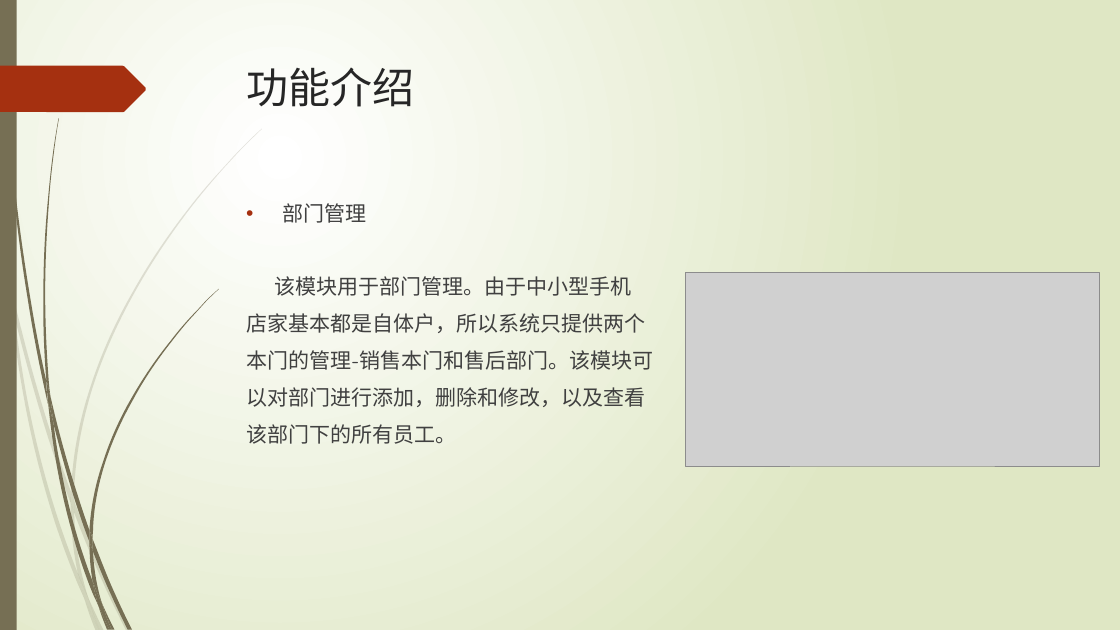
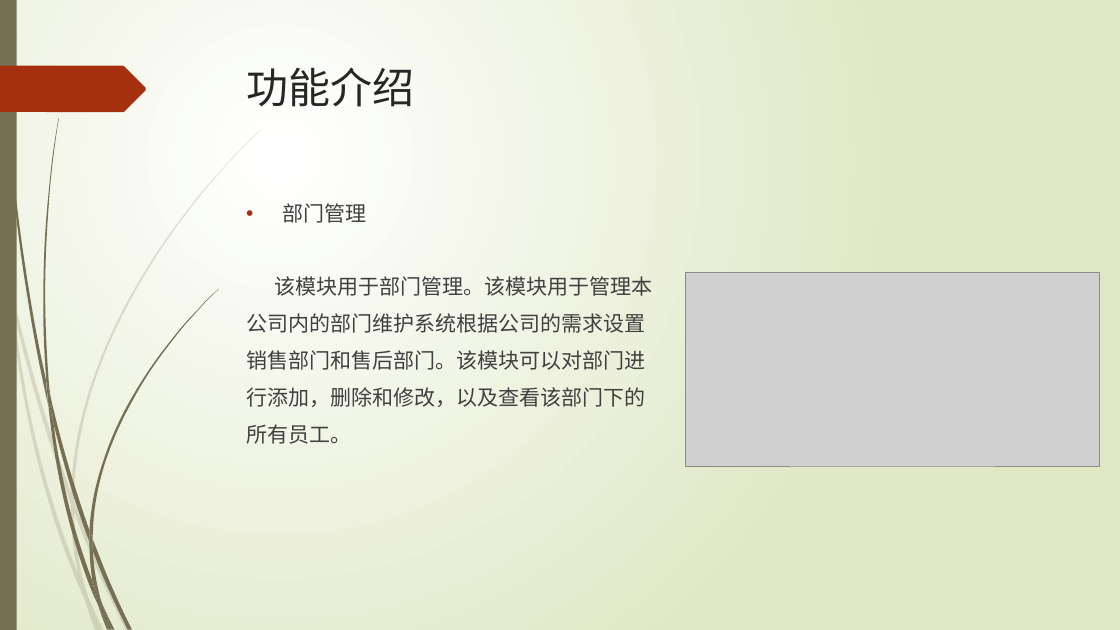
Before and after one commit to LNNying/CompletionReport, a slide deck: slide 7 of 软外4-刘宁宁201540704138-产品说明.pptx. Drawn at 1120x630 pixels with LibreOffice and Linux fonts; fonts in the diff are those of the drawing; grey boxes stand for pictures. Boxes give left, top, right and bottom in pixels: in the first picture for what was removed or moved away, otherwise in the second. Text is boxed around its words. In the diff, an @@ line names an element or a change of style, - is before the commit and + after.

Commit message:
修改ppt

```diff
--- a/软外4-刘宁宁201540704138-产品说明.pptx
+++ b/软外4-刘宁宁201540704138-产品说明.pptx
@@ text at [246, 276, 652, 444]: text changed @@
-该模块用于部门管理。由于中小型手机
-店家基本都是自体户，所以系统只提供两个
-本门的管理-销售本门和售后部门。该模块可
-以对部门进行添加，删除和修改，以及查看
-该部门下的所有员工。
+该模块用于部门管理。该模块用于管理本
+公司内的部门维护系统根据公司的需求设置
+销售部门和售后部门。该模块可以对部门进
+行添加，删除和修改，以及查看该部门下的
+所有员工。
```
Also in this commit, not shown: 2 other slides changed, 1 other file.
